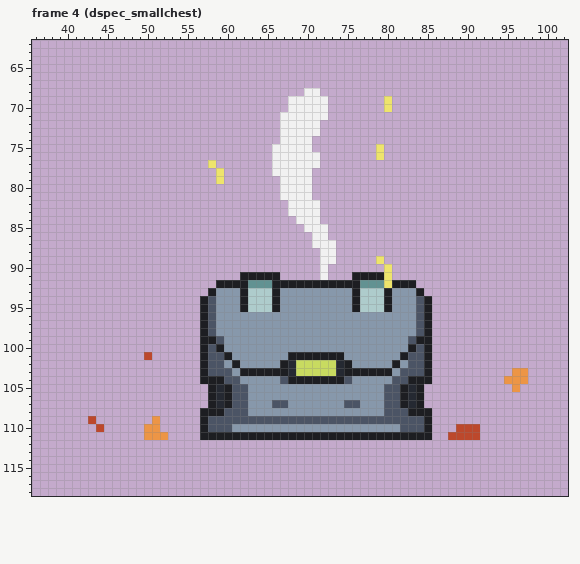
Two versions of one pixel-art file, sprites/commandoVFX.aseprite. That is the earlier state.
150x150 pixels, 48 frames. Shown: frame 4 (dspec_smallchest): x 36..102, y 62..118. The commit also changed other frames, which this record leaves out.
New version:
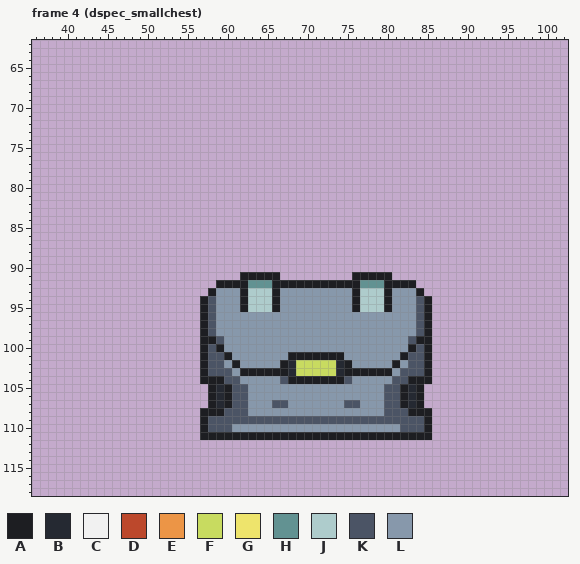
Palette (. is transparent): A #1d1e22  B #252932  C #f1f1f1  D #bc482c  E #ec9546  F #c8db60  G #eee46c  H #629292  J #aecccc  K #4b5465  L #8798ab
The edit:
layer "Layer 13" now hidden
layer "Layer 6" now hidden
Frame 4 (dspec_smallchest):
y 68: x 70..71 CC -> ..
y 69..70: x 68..72 CCCCC -> .....; x 80 G -> .
y 71: x 67..72 CCCCCC -> ......
y 72..73: x 67..71 CCCCC -> .....
y 74: x 67..70 CCCC -> ....
y 75: x 66..70 CCCCC -> .....; x 79 G -> .
y 76: x 66..71 CCCCCC -> ......; x 79 G -> .
y 77: x 58 G -> .; x 66..71 CCCCCC -> ......
y 78: x 59 G -> .; x 66..70 CCCCC -> .....
y 79: x 59 G -> .; x 67..70 CCCC -> ....
y 80..81: x 67..70 CCCC -> ....
y 82..83: x 68..71 CCCC -> ....
y 84: x 69..71 CCC -> ...
y 85: x 70..72 CCC -> ...
y 86: x 71..72 CC -> ..
y 87: x 71..73 CCC -> ...
y 88: x 72..73 CC -> ..
y 89: x 72..73 CC -> ..; x 79 G -> .
y 90: x 72 C -> .; x 80 G -> .
y 91: x 72 C -> .; x 80 G -> A
y 92: x 80 G -> A
y 101: x 50 D -> .
y 103: x 96..97 EE -> ..
y 104: x 95..97 EEE -> ...
y 105: x 96 E -> .
y 109: x 43 D -> .; x 51 E -> .
y 110: x 44 D -> .; x 50..51 EE -> ..; x 89..91 DDD -> ...
y 111: x 50..52 EEE -> ...; x 88..91 DDDD -> ....
